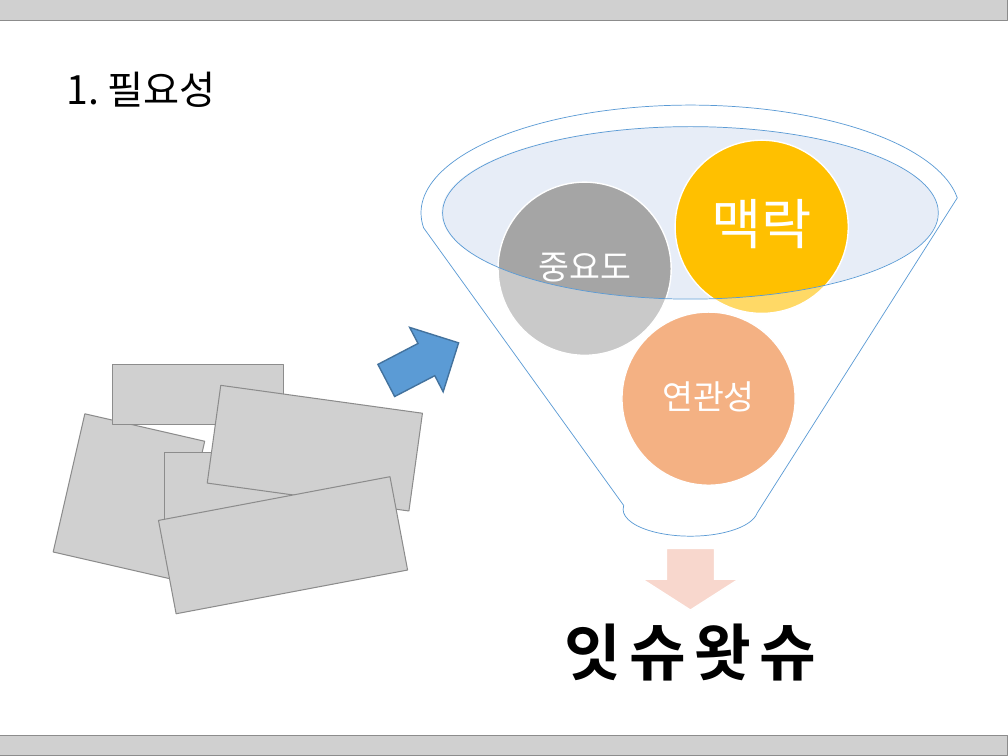
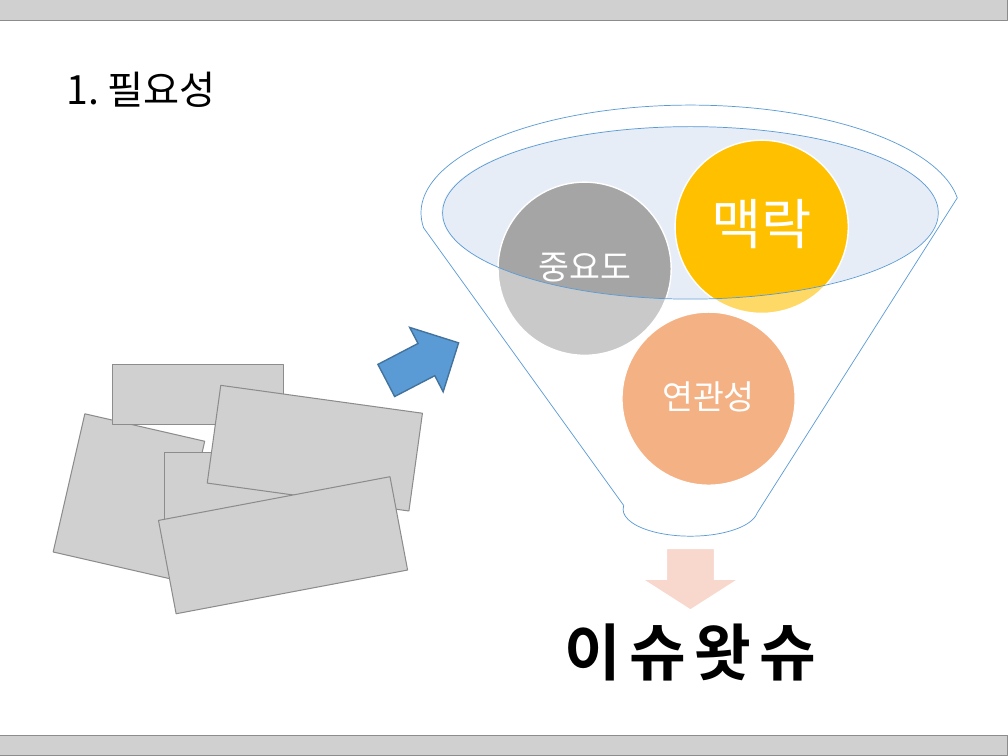
Before and after one commit to HaYongdae/issuewhatshow, a slide deck: slide 5 of doc/최종 PPT.pptx. Drawn at 1008x756 pixels with LibreOffice and Linux fonts; fonts in the diff are those of the drawing; grey boxes stand for pictures. Boxes give left, top, right and bottom in pixels: in the first picture for what was removed or moved away, otherwise in the second. Text is boxed around its words. In the diff, an @@ line names an element or a change of style, - is before the commit and + after.

```diff
--- a/doc/최종 PPT.pptx
+++ b/doc/최종 PPT.pptx
@@ text at box(564, 623, 816, 681): text changed @@
-잇슈왓슈
+이슈왓슈
```
Also in this commit, not shown: 13 other slides changed, 1 slide added, 1 slide removed.
